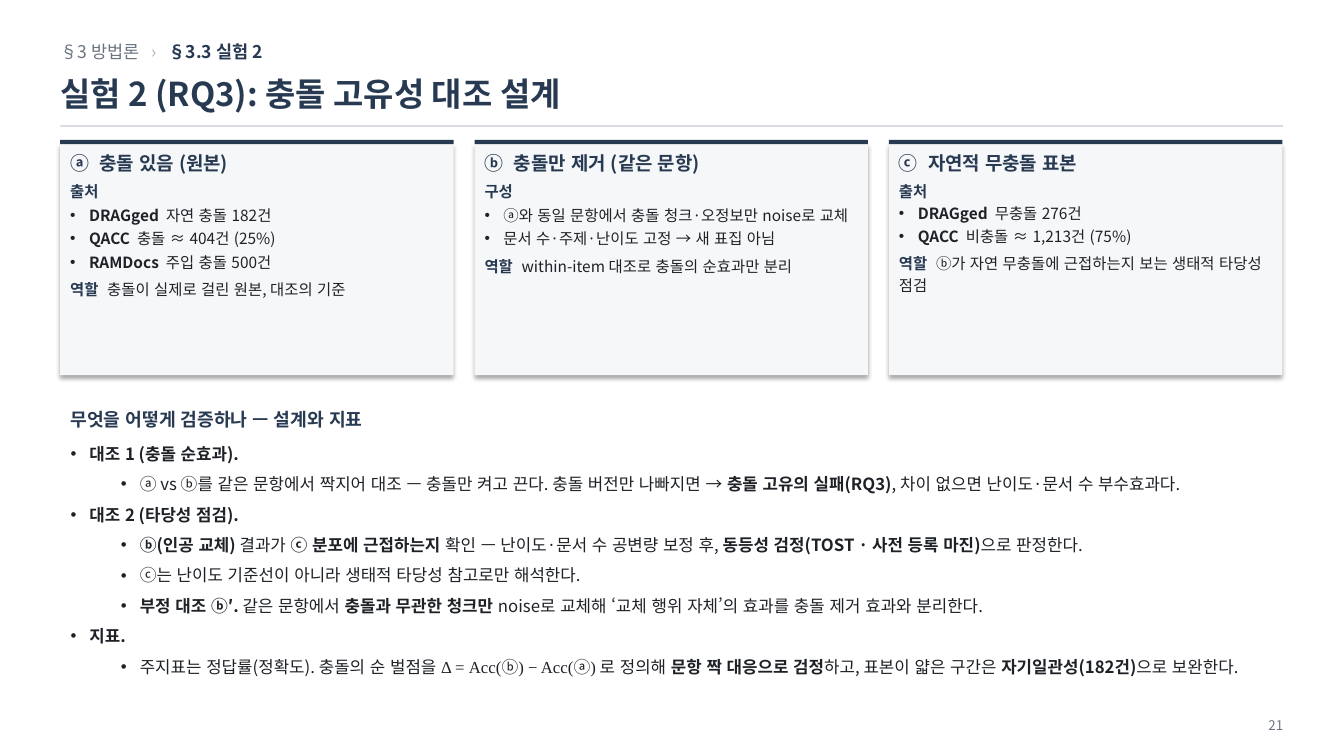
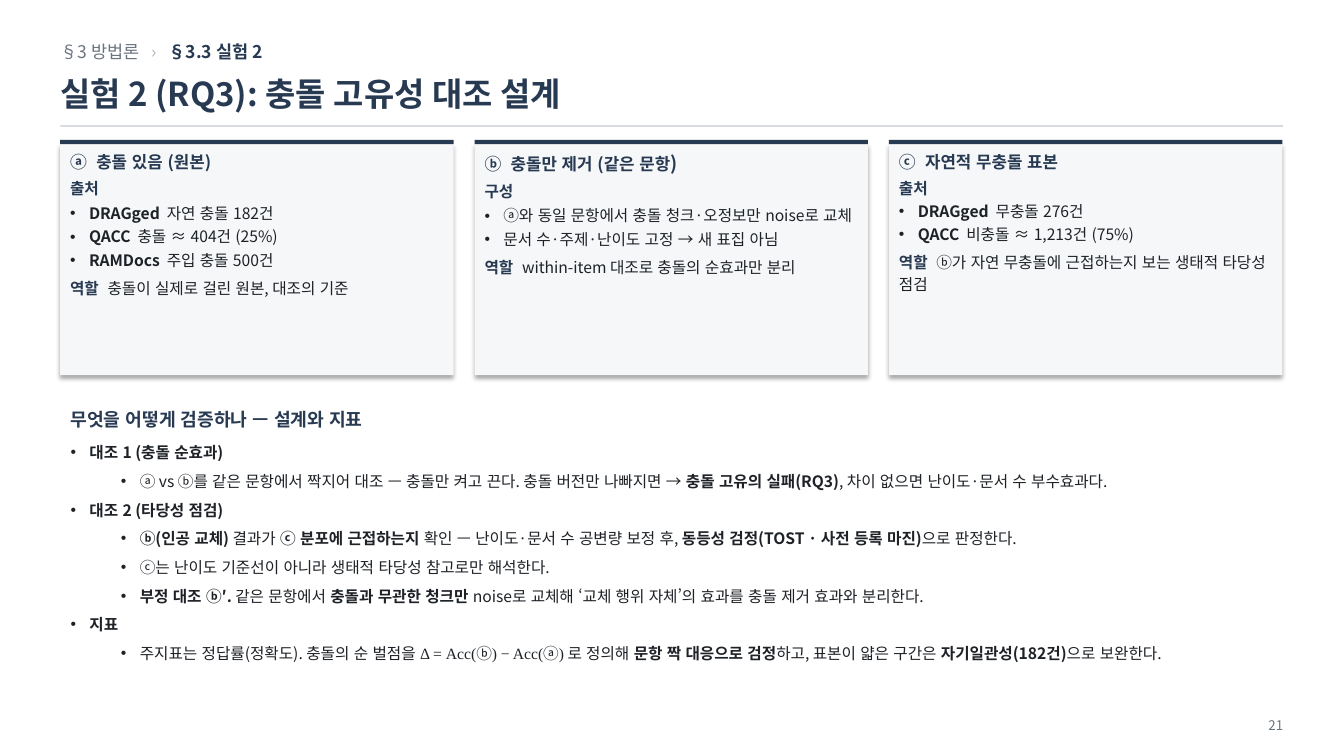
Before and after one commit to jin-ryu/thinkconflict, a slide deck: slide 21 of docs/ThinkConflict_연구보고.pptx. Drawn at 1344x756 pixels with LibreOffice and Linux fonts; fonts in the diff are those of the drawing. Boxes give left, top, right and bottom in pixels: in the first picture for what was removed or moved away, otherwise in the second. Text is boxed around its words. In the diff, an @@ line names an element or a change of style, - is before the commit and + after.

```diff
--- a/docs/ThinkConflict_연구보고.pptx
+++ b/docs/ThinkConflict_연구보고.pptx
@@ rectangle "ⓐ 충돌 있음 (원본)" at (x1=60, y1=144, x2=454, y2=375): size 13.5 to 12 pt in "ⓐ 충돌 있음 (원본)"; size 11 to 11.2 pt in "출처", "DRAGged 자연 충돌 182건", "QACC 충돌 ≈ 404건 (25%)", "RAMDocs 주입 충돌 500건" and 1 more places @@
@@ rectangle "ⓑ 충돌만 제거 (같은 문항)" at (x1=475, y1=144, x2=868, y2=375): size 13.5 to 12 pt in "ⓑ 충돌만 제거 (같은 문항)"; size 11 to 11.2 pt in "구성", "ⓐ와 동일 문항에서 충돌 청크·오정보만 noise로 교체", "문서 수·주제·난이도 고정 → 새 표집 아님", "역할 within-item 대조로 충돌의 순효과만 분리" @@
@@ rectangle "ⓒ 자연적 무충돌 표본" at (x1=889, y1=144, x2=1282, y2=375): size 13.5 to 12 pt in "ⓒ 자연적 무충돌 표본"; size 11 to 11.2 pt in "출처", "DRAGged 무충돌 276건", "QACC 비충돌 ≈ 1,213건 (75%)", "역할 ⓑ가 자연 무충돌에 근접하는지 보는 생태적 ..." @@
@@ text at (x1=89, y1=445, x2=223, y2=461): text changed; size 12 to 11.2 pt @@
-• 대조 1 (충돌 순효과).
+• 대조 1 (충돌 순효과)
@@ text at (x1=140, y1=473, x2=1162, y2=662): size 12 to 11.2 pt in "ⓐ vs ⓑ를 같은 문항에서 짝지어 대조 ...", "ⓑ(인공 교체) 결과가 ⓒ 분포에 근접하는지 확인 ...", "ⓒ는 난이도 기준선이 아니라 생태적 타당성 참고로만 ...", "부정 대조 ⓑ′. 같은 문항에서 충돌과 무관한 ..." and 1 more places @@
@@ text at (x1=89, y1=503, x2=224, y2=519): text changed; size 12 to 11.2 pt @@
-• 대조 2 (타당성 점검).
+• 대조 2 (타당성 점검)
@@ text at (x1=89, y1=617, x2=118, y2=632): text changed; size 12 to 11.2 pt @@
-• 지표.
+• 지표
```
Also in this commit, not shown: 5 other slides changed, 11 other files.
